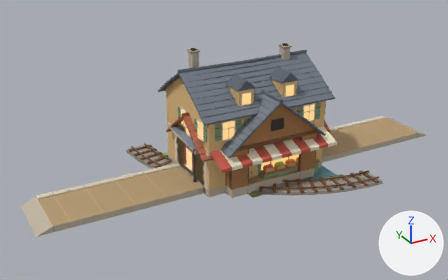
Before and after pictures for a commit that changed the Blender file games/la-petite-ligne/assets-src/modeles/blend/bourg.blend.
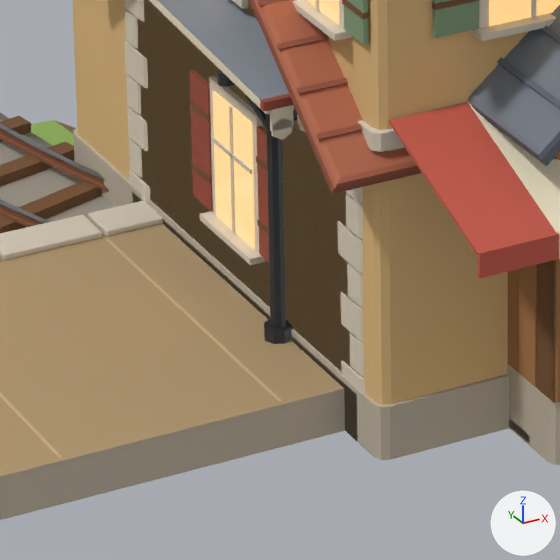
Each version appears first whole from a 50 mm lens placed at (-20.11, -33.17, 18.98), pointed at (-1.71, 0.29, 2.25), and next in a close-up on the part from 35% to 52% of the width and 49% to 75% of the height. Lighting does not change. The marker at lower right points along +X, +Y and +Z. The first two pictures are the older version.

Names of what the first close-up shows: 'ferrand_shop_body', 'platform_base', 'platform_canopy', 'rail_curve_90', 'river_curve_banks', 'sawmill_body', 'sawmill_roof', 'station_body', 'station_roof'.
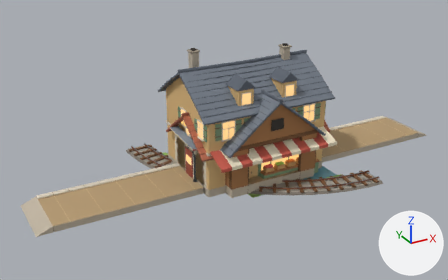
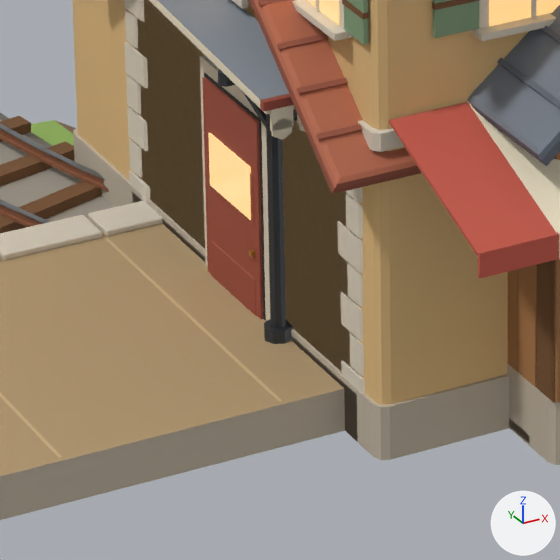
Where the change shows, as pixel boxes [x1, y1, x2, y2] in the close-ups (560 x 560 px; the box of a moved part takes in the faces that stretch with it):
part 1 of me_station_body, added: after [207, 137, 255, 227]
part 2 of me_station_body, deleted: before [191, 162, 212, 184]
part 3 of me_station_body, deleted (red): before [256, 126, 269, 262]
part 4 of me_station_body, deleted: before [256, 156, 267, 171]
part 5 of me_station_body, deleted (red): before [189, 70, 213, 212]
part 6 of me_station_body, deleted (beige): before [200, 211, 267, 265]
part 7 of me_station_body, moved or reshaped: before [209, 76, 268, 253]; after [200, 55, 270, 321]
part 8 of me_station_body, surface changed: before [189, 91, 255, 249]; after [202, 73, 266, 320]

Diff of the bpy script that builds the scene:
```diff
--- a/games/la-petite-ligne/assets-src/modeles/blend/bourg.blend.py
+++ b/games/la-petite-ligne/assets-src/modeles/blend/bourg.blend.py
@@ me_station_body @@
 # used by ob_station_body; parent = ob_station; location = (0.0, 0.0, 0.0)
-me_station_body.from_pydata(...)  # 1772 vertices, 1312 faces; spans x -4.56..4.56, y -2.7..2.7, z 0.0..4.7
+me_station_body.from_pydata(...)  # 1796 vertices, 1354 faces; spans x -4.8..4.56, y -2.7..2.7, z 0.0..4.7
+# me_station_body part 1: the loose piece of 24 vertices spanning x -0.95..-0.05, y -2.39..-2.34, z 1.25..1.75 is copied, and the copy is turned -90 degrees about the z axis through its middle, then moved by (-3.97, 2.37, 0.0); it spans x -4.5..-4.43, y -0.45..0.45, z 1.25..1.75
+# me_station_body part 2: the loose piece of 8 vertices spanning x -4.47..-4.42, y 0.47..0.86, z 1.27..1.32 is deleted
+# me_station_body part 3: the loose piece of 8 vertices spanning x -4.46..-4.42, y -0.85..-0.48, z 1.0..2.2 is deleted
+# me_station_body part 4: the loose piece of 8 vertices spanning x -4.47..-4.42, y -0.86..-0.47, z 1.88..1.92 is deleted
+# me_station_body part 5: the loose piece of 8 vertices spanning x -4.46..-4.42, y 0.48..0.85, z 1.0..2.2 is deleted
+# me_station_body part 6: the loose piece of 8 vertices spanning x -4.56..-4.4, y -0.5..0.5, z 0.93..0.99 is deleted
+# me_station_body part 7: 41 vertices moved from x -4.48..-4.39, y -0.86..0.86, z 0.91..2.29 to x -4.53..-4.39, y -0.65..0.65, z 0.0..2.42; 7 vertices removed from x -4.47..-4.42, y -0.86..-0.47, z 1.27..1.32; 23 vertices added at x -4.5..-4.43, y -0.45..0.45, z 0.15..0.75
+# me_station_body part 8: 24 kept faces spanning x -4.53..-4.43, y -0.55..0.55, z 0.0..2.3 get new texture (UV) coordinates
+# other edits to the shape of me_station_body do not show in these pictures
 me_station_body.materials.append(mat_lpl_palette)
```
